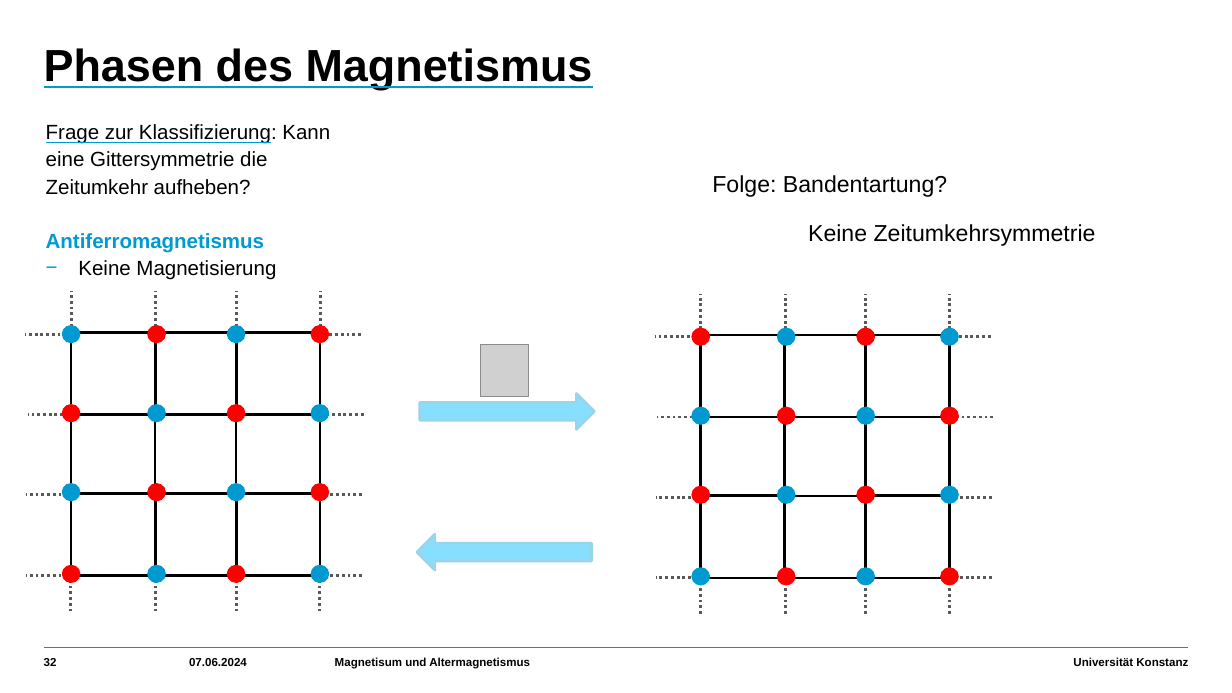
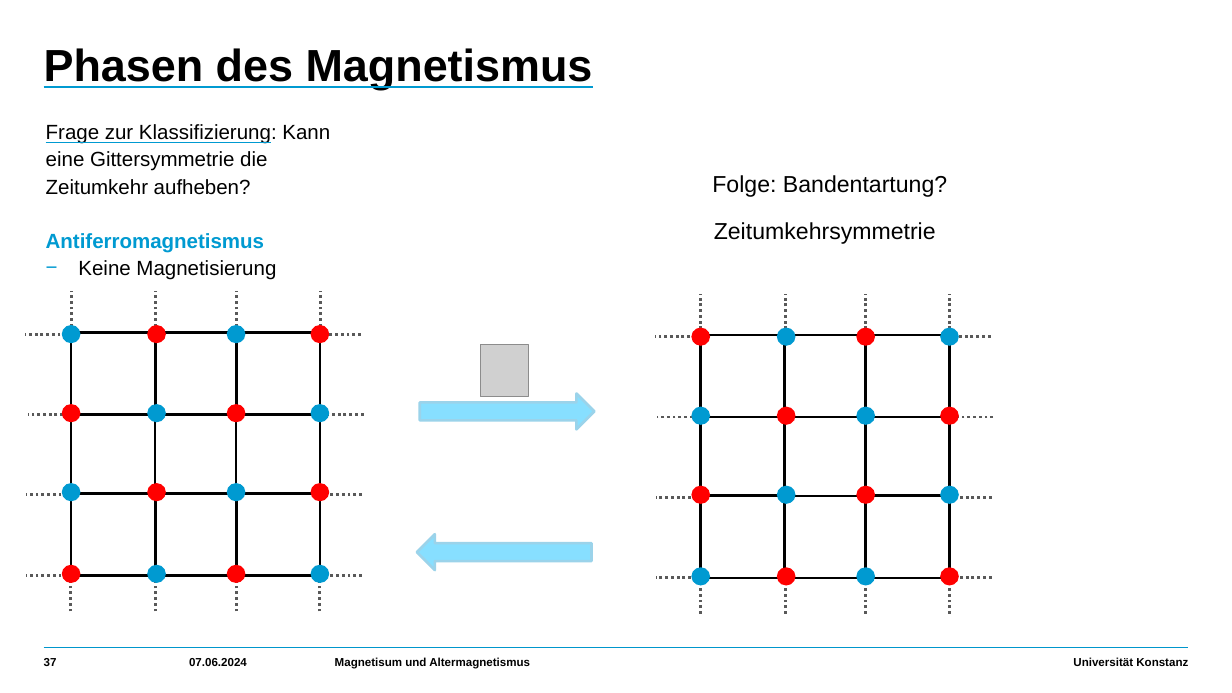
Before and after one commit to HolykingJulex/EstimateSeminar, a slide deck: slide 37 of Vortrag.pptx (slide 32 before the commit). Drawn at 1232x693 pixels with LibreOffice and Linux fonts; fonts in the diff are those of the drawing; grey boxes stand for pictures. Boxes give left, top, right and bottom in pixels: in the first picture for what was removed or moved away, otherwise in the second. Text is boxed around its words. In the diff, an @@ line names an element or a change of style, - is before the commit and + after.

```diff
--- a/Vortrag.pptx
+++ b/Vortrag.pptx
@@ text at (714, 222, 936, 244): text changed @@
-    Keine Zeitumkehrsymmetrie
+    Zeitumkehrsymmetrie
@@ page number at (44, 658, 57, 666): text changed @@
-32
+37
```
Also in this commit, not shown: 10 other slides changed, 7 slides added, 1 other file.
